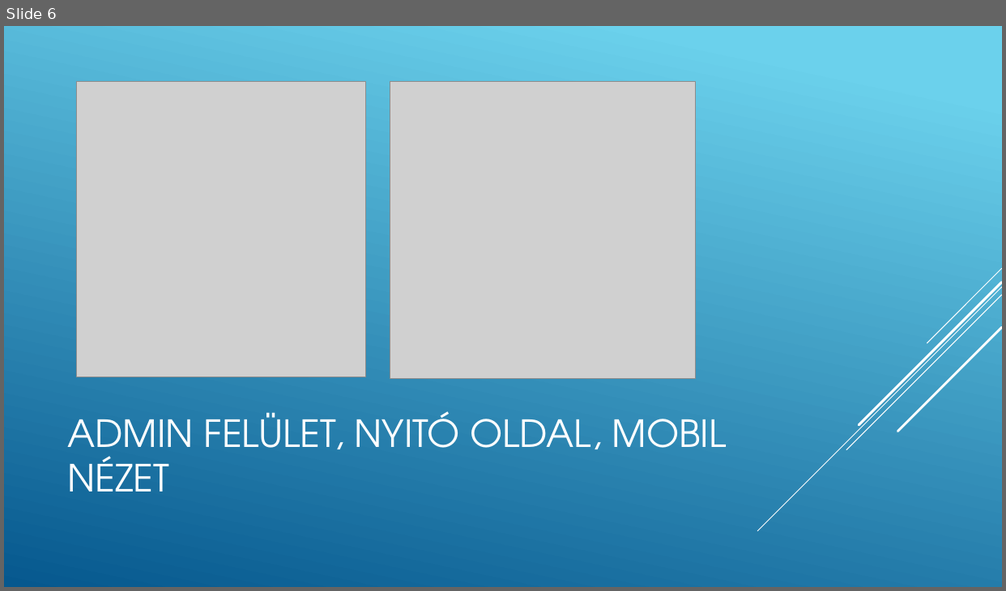
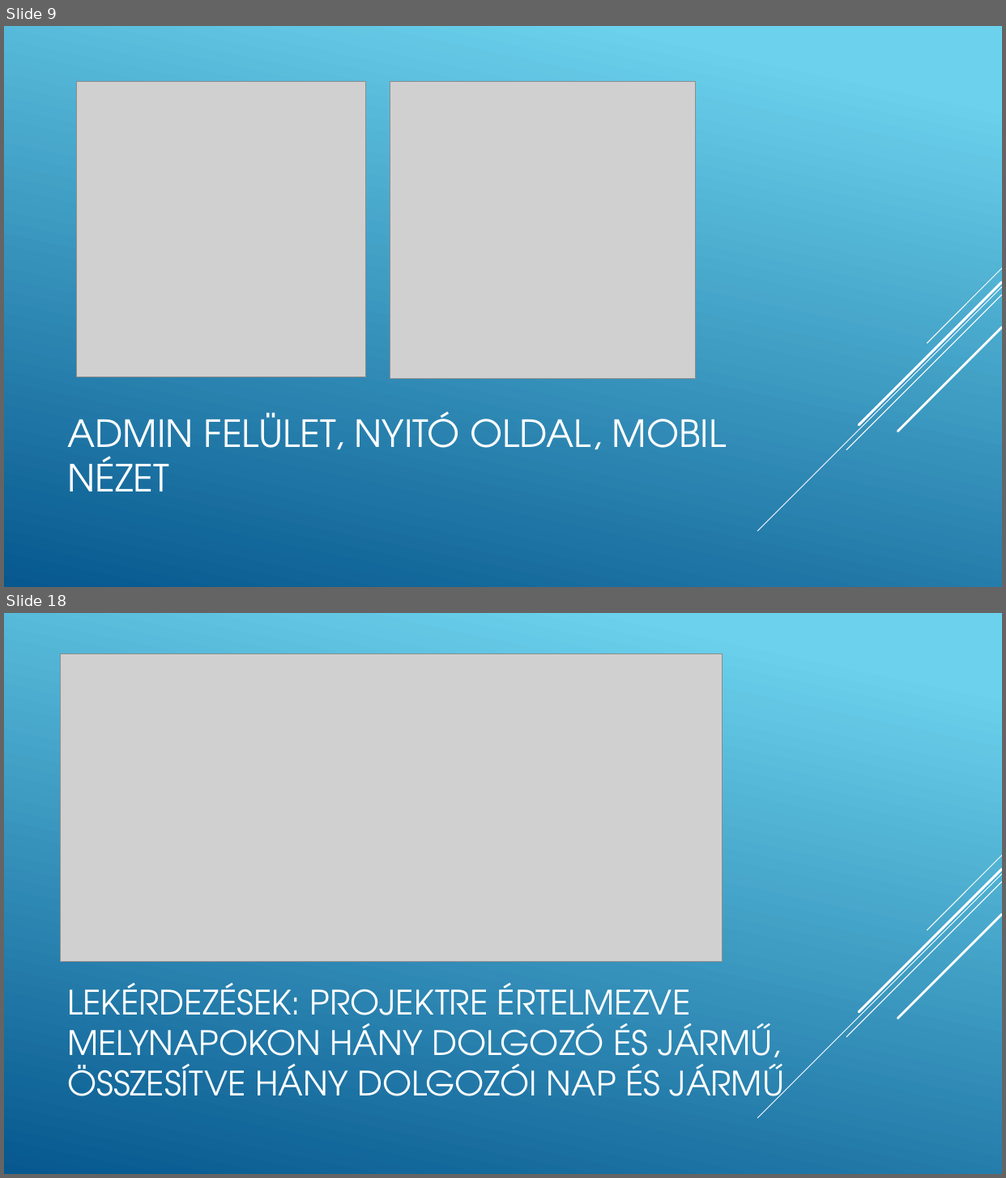
Before and after one commit to GroszFerenc/projektfeladat, a slide deck: grosz_ferenc_prezentacio.pptx. Shown one above the other, each under a label of ours: slide 6 before the commit, slides 9 and 18 after it; the slides between them are not shown. The pictures are 1006x591 and 1006x1178 pixels, drawn with LibreOffice and Linux fonts; fonts in the diff are those of the drawing; grey boxes stand for pictures. Boxes give left, top, right and bottom in pixels: in the first picture for what was removed or moved away, otherwise in the second. Text is boxed around its words. In the diff, an @@ line names an element or a change of style, - is before the commit and + after.

```diff
--- a/grosz_ferenc_prezentacio.pptx
+++ b/grosz_ferenc_prezentacio.pptx
@@ slide 18 added at (4, 613, 1002, 1174), background gradient #6ED2EB to #06588E; not listed: 5 template elements that a slide beside it also shows @@
@@ picture added at (60, 654, 722, 962) @@
@@ title added at (67, 983, 784, 1111), 32.4 pt, text #FFFFFF @@
+LEKÉRDEZÉSEK: PROJEKTRE ÉRTELMEZVE MELYNAPOKON HÁNY DOLGOZÓ ÉS JÁRMŰ, ÖSSZESÍTVE HÁNY DOLGOZÓI NAP ÉS JÁRMŰ
@@ what was slide 6 is now slide 9 @@
```
Also in this commit, not shown: 8 slides changed, 11 other slides added, 1 other file.
